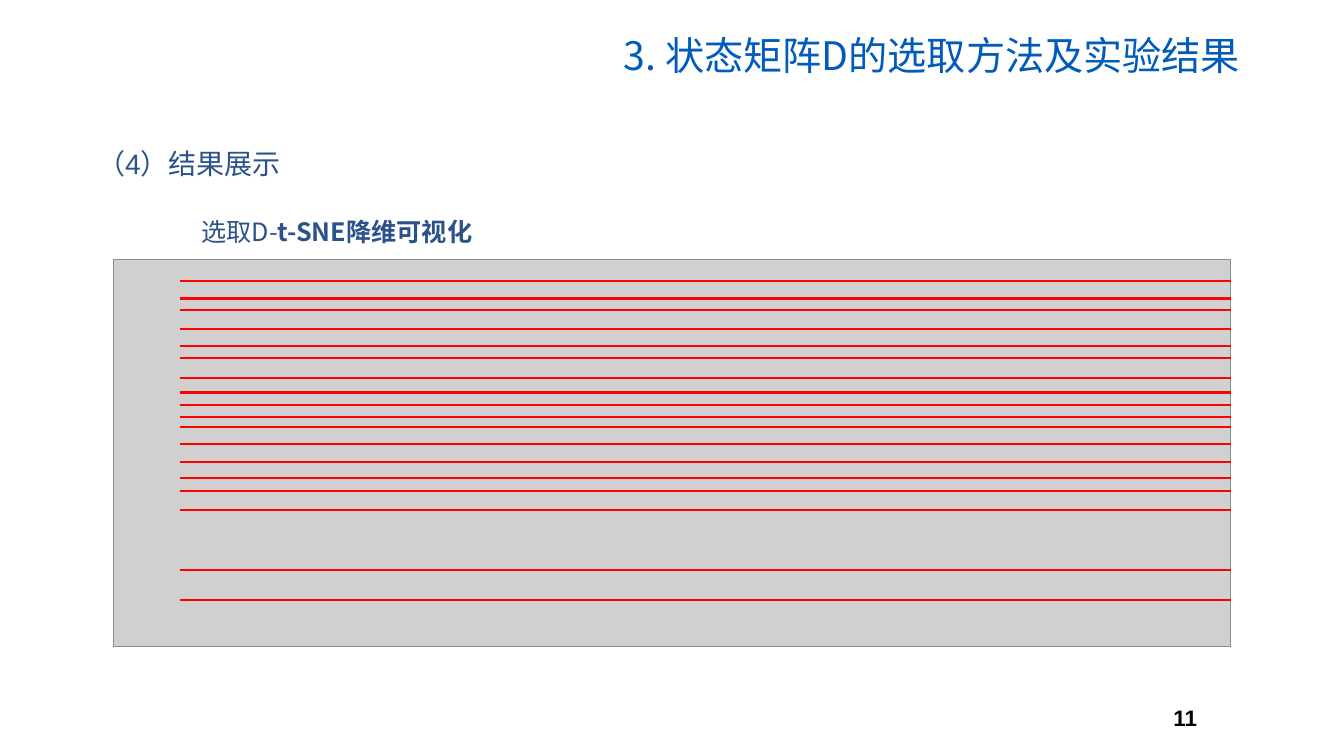
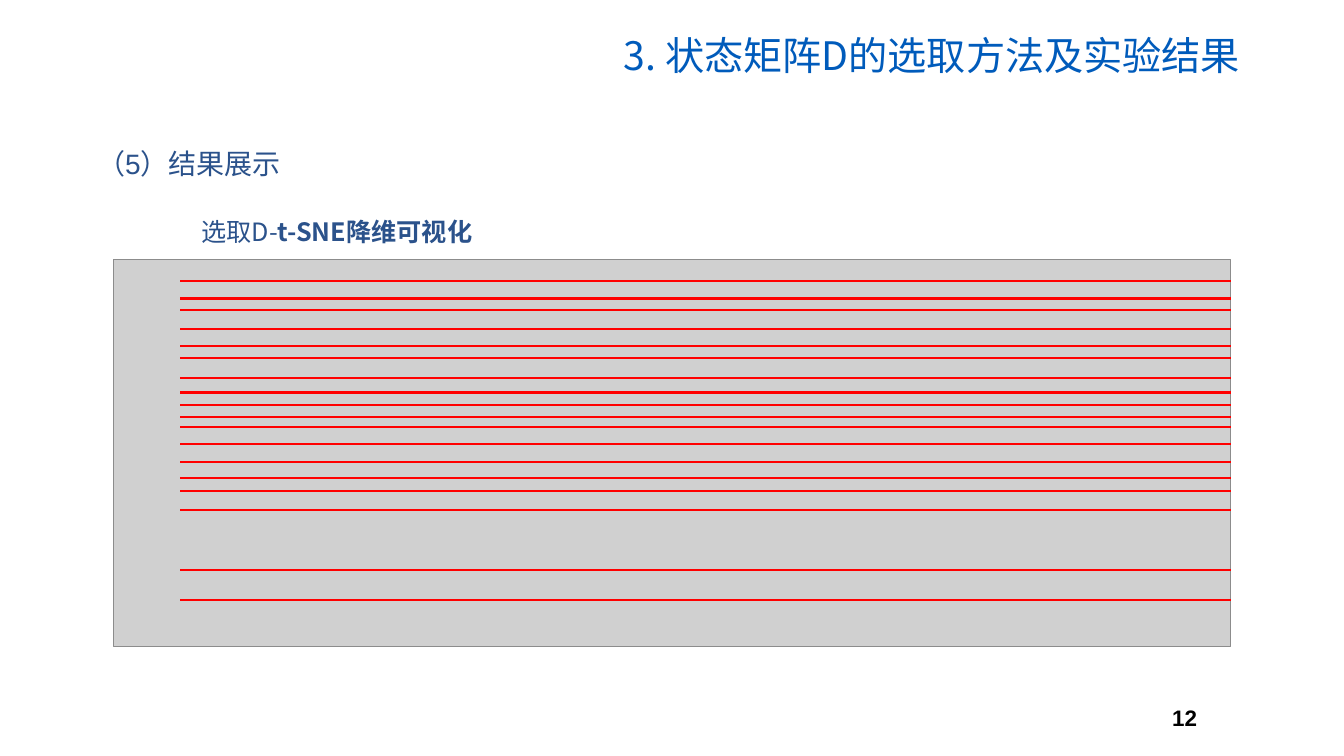
Before and after one commit to MMMMMz/SBM, a slide deck: slide 12 of SBM大作业汇报.pptx (slide 11 before the commit). Drawn at 1344x756 pixels with LibreOffice and Linux fonts; fonts in the diff are those of the drawing; grey boxes stand for pictures; background and template pictures are left out. Boxes give left, top, right and bottom in pixels: in the first picture for what was removed or moved away, otherwise in the second. Text is boxed around its words. In the diff, an @@ line names an element or a change of style, - is before the commit and + after.

```diff
--- a/SBM大作业汇报.pptx
+++ b/SBM大作业汇报.pptx
@@ text at (x1=97, y1=150, x2=281, y2=177): text changed @@
-（4）结果展示
+（5）结果展示
@@ page number at (x1=1172, y1=710, x2=1197, y2=726): text changed @@
-11
+12
```
Also in this commit, not shown: 5 other slides changed, 3 slides added, 3 other files.
